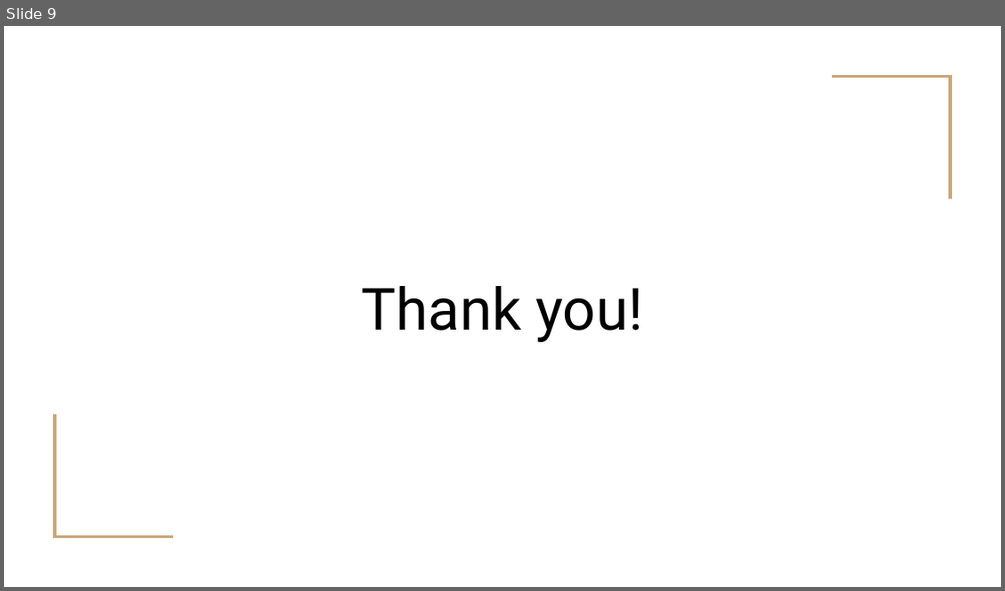
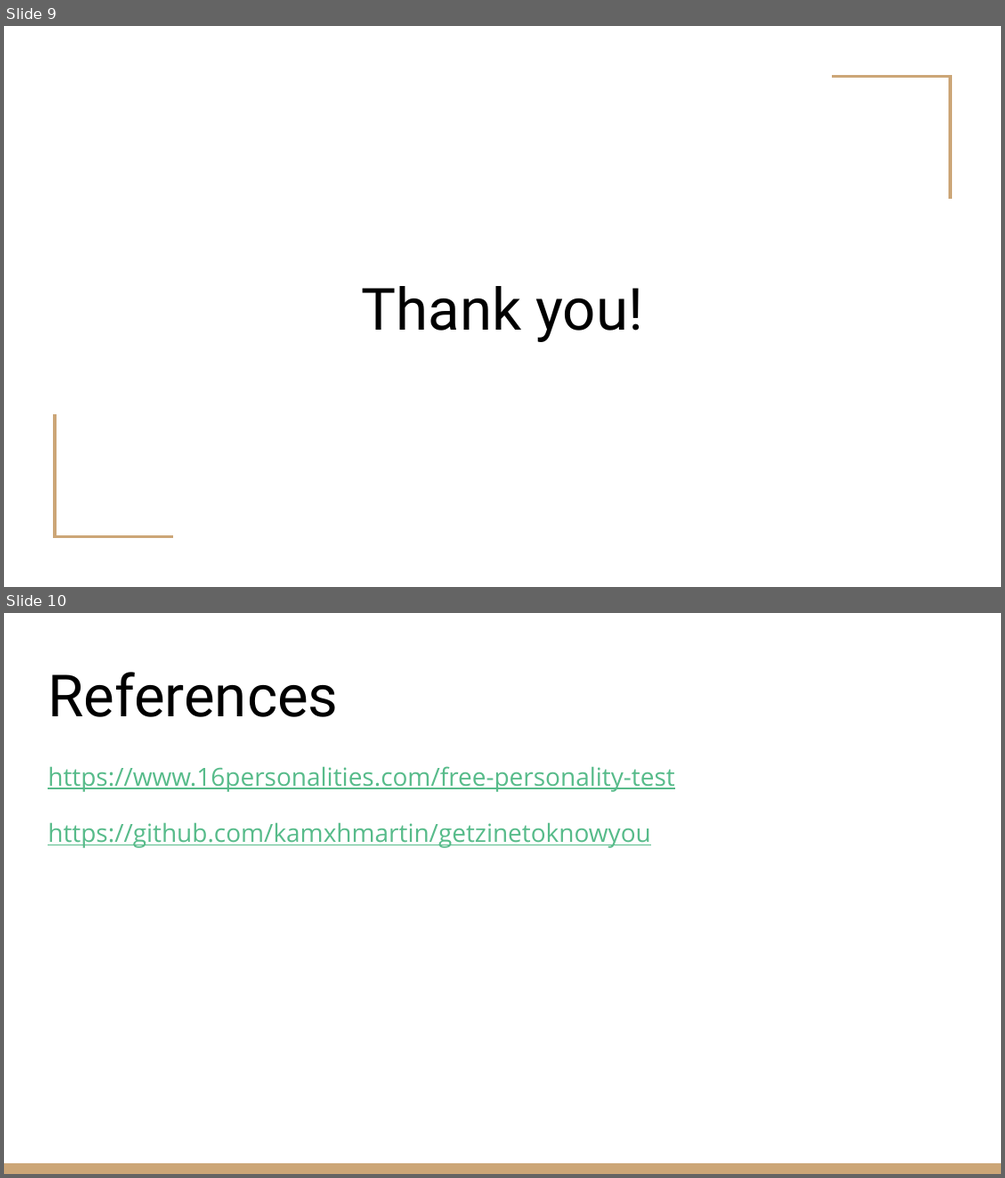
Before and after one commit to kamxhmartin/getzinetoknowyou, a slide deck: materials/Get-zine to Know You.pptx. Shown one above the other, each under a label of ours: slide 9 before the commit, slides 9 and 10 after it. The pictures are 1005x591 and 1005x1178 pixels, drawn with LibreOffice and Linux fonts; fonts in the diff are those of the drawing. Boxes give left, top, right and bottom in pixels: in the first picture for what was removed or moved away, otherwise in the second. Text is boxed around its words. In the diff, an @@ line names an element or a change of style, - is before the commit and + after.

Commit message:
Update facilitation slides

```diff
--- a/materials/Get-zine to Know You.pptx
+++ b/materials/Get-zine to Know You.pptx
@@ slide 10 added at bbox=[4, 613, 1001, 1174], background #FFFFFF @@
@@ title added at bbox=[48, 672, 338, 717], 42 pt, text #000000 @@
+References
@@ text added at bbox=[48, 766, 674, 848], 18 pt, text #57BB8A, underline @@
+https://www.16personalities.com/free-personality-test
+https://github.com/kamxhmartin/getzinetoknowyou
@@ rectangle added at bbox=[4, 1163, 1001, 1174], fill #CCA677 @@
```
Also in this commit, not shown: 1 other file.
